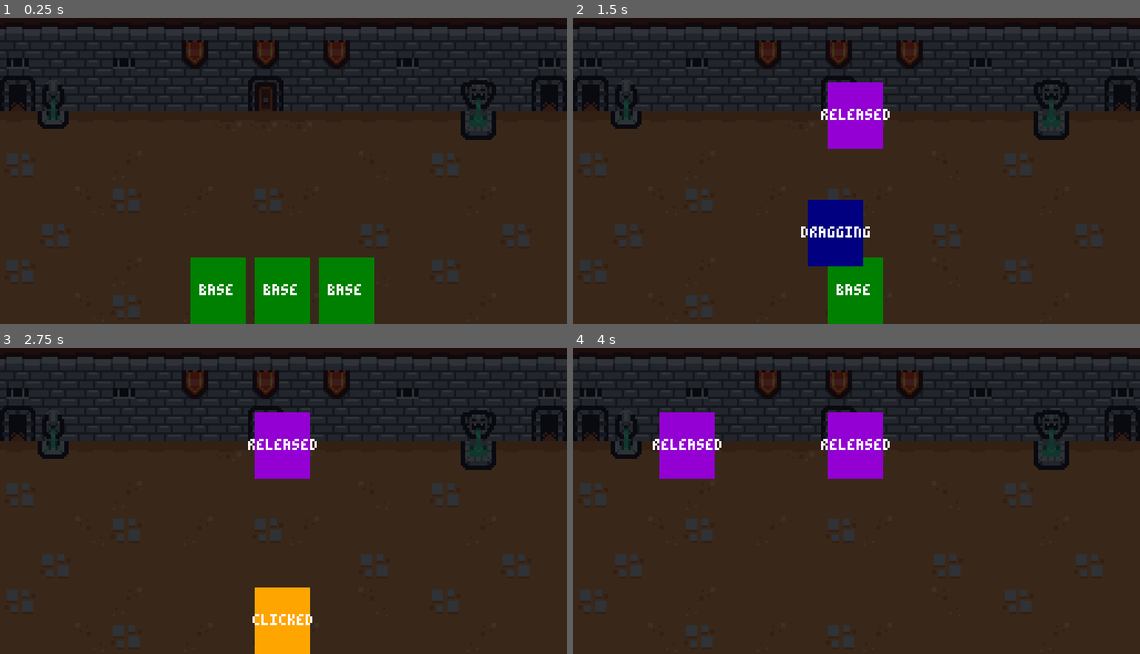
Above: before the commit, frames 1-4 (two rows, left to right).
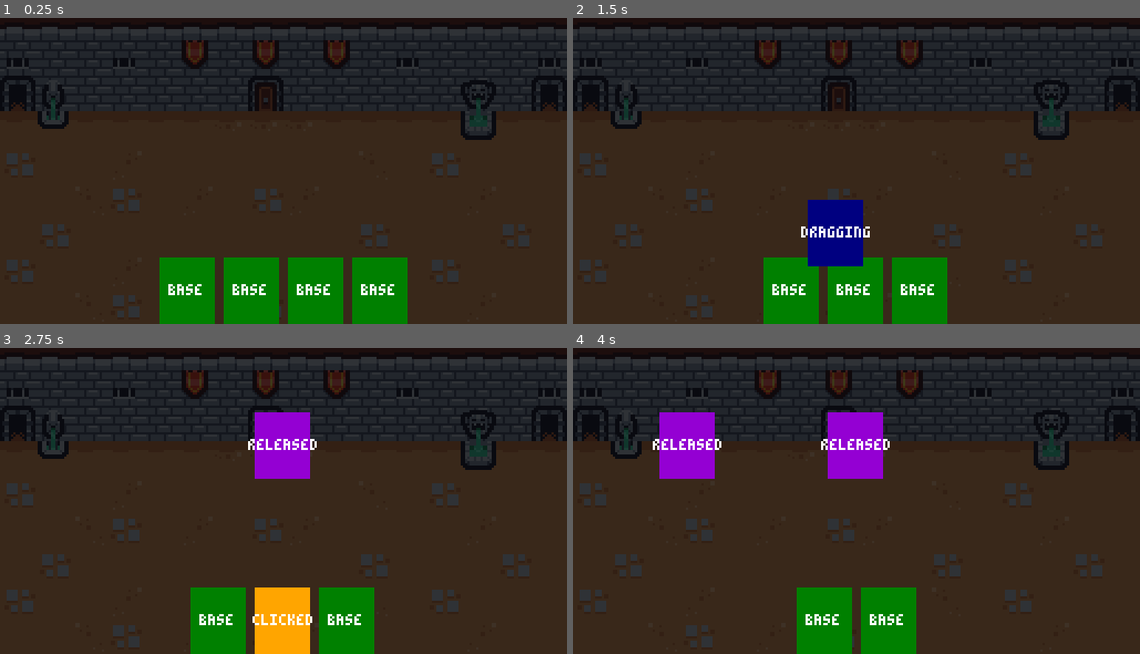
Above: after the commit, the same moments.

Repository: Salted-Fish-404/SleepTheSpire
Game: Godot game, scene res://scenes/battle/battle.tscn
The game is run twice, just before and just after one commit, with the same random seed, the same clock (stepped at 60 frames per second) and the same inputs.
Inputs (mouse positions are in pixels of both pictures, inside the frame that each line leads up to):
- Up to frame 1 (0.25 s): no input
- Up to frame 2 (1.5 s): tap Enter at 0.5 s; drag from (788, 290) to (856, 115) at 0.52 s; drag from (822, 290) to (856, 115) at 1.27 s
- Up to frame 3 (2.75 s): move the mouse to (283, 620) at 2.02 s; press the mouse at (283, 620) at 2.03 s
- Up to frame 4 (4 s): release the mouse at (856, 620) at 2.75 s; tap Space at 2.75 s; drag from (856, 445) to (686, 445) at 2.77 s; drag from (856, 445) to (686, 445) at 3.52 s

The runs differ from the first frame. In frame 1, 4.6% of the frame differs, in the area x 28-72%, y 78-100%; in frame 2, 6.4%, in the area x 33-67%, y 21-100%; in frame 3, 4.2%; in frame 4, 4.2%.

Commit message:
scene

Diff:
--- a/scenes/battle/battle.tscn
+++ b/scenes/battle/battle.tscn
@@ -47,3 +47,6 @@
 
 [node name="CardUI3" parent="BattleUI/Hand" instance=ExtResource("2_pgc6f")]
 layout_mode = 2
+
+[node name="CardUI4" parent="BattleUI/Hand" instance=ExtResource("2_pgc6f")]
+layout_mode = 2
--- a/scenes/card_ui/card_ui.gd
+++ b/scenes/card_ui/card_ui.gd
@@ -29,6 +29,5 @@
 	if not targets.has(area):
 		targets.append(area)
 
-
 func _on_drop_point_detector_area_exited(area):
 	targets.erase(area)
